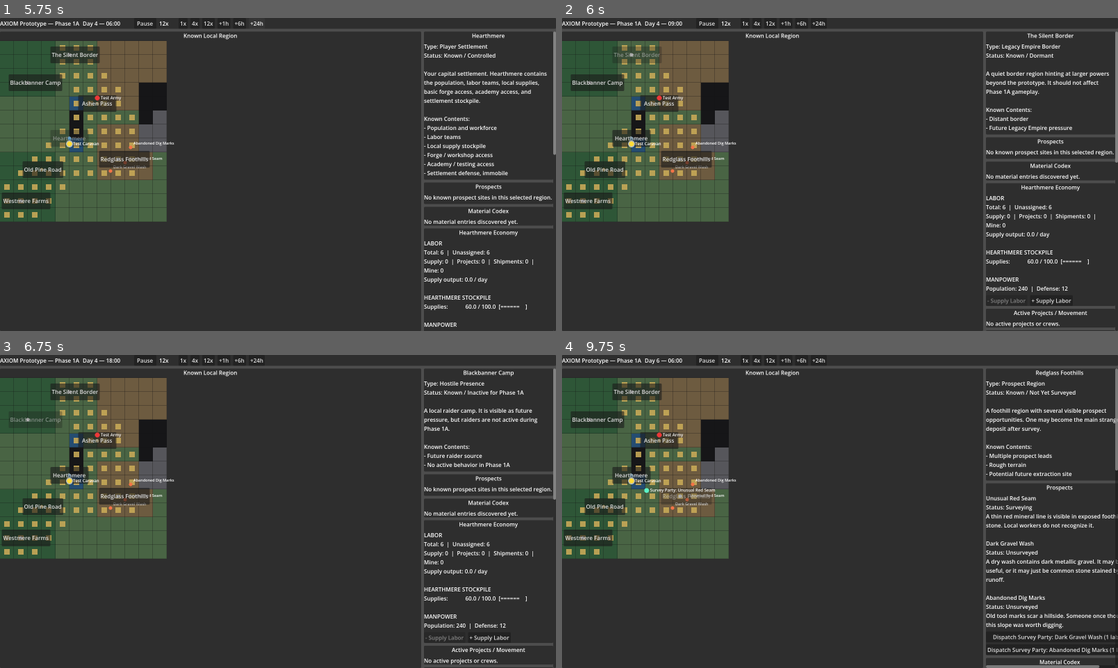
Above: before the commit, frames 1-4 (two rows, left to right).
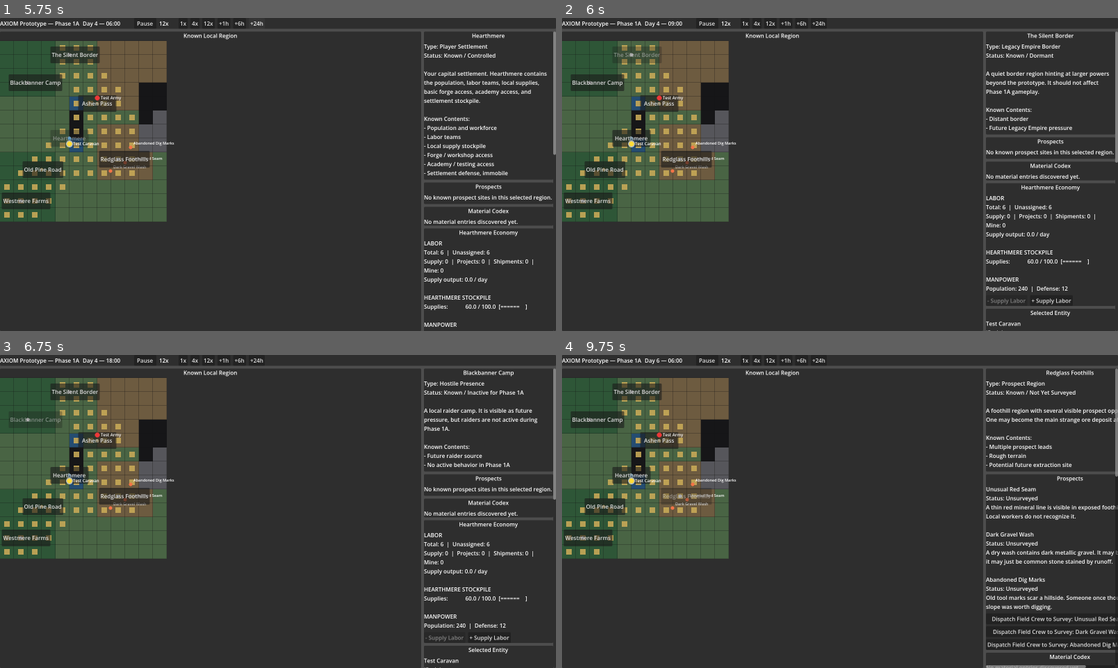
Above: after the commit, the same moments.

Repository: r3xj/axiom-prototype
Game: Godot game, scene res://scenes/Main.tscn
Two runs of this game, one before a commit and one after it. Both use one fixed random seed, a clock stepped at 60 frames per second and the inputs below.
Inputs (mouse positions are in pixels of both pictures, inside the frame that each line leads up to):
- Up to frame 1 (5.75 s): click "Play" at 0.5 s; click "1x" at 1.25 s; click "4x" at 2 s; click "12x" at 2.75 s; click "+1h" at 3.5 s; click "+6h" at 4.25 s; click "+24h" at 5 s
- Up to frame 2 (6 s): click "The Silent Border" at 5.75 s
- Up to frame 3 (6.75 s): click "Blackbanner Camp" at 6.5 s
- Up to frame 4 (9.75 s): click "Ashen Pass" at 7.25 s; click "Hearthmere" at 8 s; click "Redglass Foothills" at 8.75 s; click (1062, 636) at 9.5 s, where only the run before the commit has a clickable "Dispatch Survey Party: Unusua…"

Frame 1 is identical in both runs. In frame 2, 0.4% of the frame differs, in the area x 76-100%, y 93-100%; in frame 3, 0.4%; in frame 4, 4.8%, in the area x 14-100%, y 4-100%.

Commit message:
Unify survey and work parties as field crews

Diff:
--- a/scripts/Main.gd
+++ b/scripts/Main.gd
@@ -219,6 +219,7 @@
 	_build_prospects_panel(side_panel)
 	_build_codex_panel(side_panel)
 	_build_economy_panel(side_panel)
+	_build_selected_entity_panel(side_panel)
 	_build_projects_panel(side_panel)
 	_build_shipments_panel(side_panel)
 	_build_event_log_panel(side_panel)
@@ -334,6 +335,32 @@
 	projects_body.text = ""
 	projects_body.autowrap_mode = TextServer.AUTOWRAP_WORD_SMART
 	projects_content.add_child(projects_body)
+
+
+func _build_selected_entity_panel(parent: Control) -> void:
+	var selected_panel := PanelContainer.new()
+	selected_panel.name = "SelectedEntityPanel"
+	parent.add_child(selected_panel)
+
+	var selected_content := VBoxContainer.new()
+	selected_content.name = "SelectedEntityContent"
+	selected_content.add_theme_constant_override("separation", 8)
+	selected_panel.add_child(selected_content)
+
+	var selected_title := Label.new()
+	selected_title.text = "Selected Entity"
+	selected_title.horizontal_alignment = HORIZONTAL_ALIGNMENT_CENTER
+	selected_content.add_child(selected_title)
+
+	selected_entity_body = Label.new()
+	selected_entity_body.text = ""
+	selected_entity_body.autowrap_mode = TextServer.AUTOWRAP_WORD_SMART
+	selected_content.add_child(selected_entity_body)
+
+	selected_entity_actions_box = VBoxContainer.new()
+	selected_entity_actions_box.name = "SelectedEntityActions"
+	selected_entity_actions_box.add_theme_constant_override("separation", 6)
+	selected_content.add_child(selected_entity_actions_box)
 
 
 func _build_shipments_panel(parent: Control) -> void:
@@ -565,13 +592,13 @@
 
 		if status == "unsurveyed":
 			var button := Button.new()
-			button.text = "Dispatch Survey Party: %s (1 labor)" % prospect["name"]
+			button.text = "Dispatch Field Crew to Survey: %s (1 labor)" % prospect["name"]
 			button.disabled = _get_unassigned_labor_teams() <= 0
 			button.pressed.connect(ProjectSystem.start_survey_project.bind(prospect_id))
 			prospect_buttons_box.add_child(button)
 		elif status == "surveyed" and str(prospect["outcome"]) == "redglass_deposit":
 			var button := Button.new()
-			button.text = "Dispatch Mine Work Crew: %s (2d, 2 labor, 1.0 supply/h)" % prospect["name"]
+			button.text = "Dispatch Field Crew to Establish Mine: %s (2d, 2 labor, 1.0 supply/h)" % prospect["name"]
 			button.disabled = _get_unassigned_labor_teams() < 2
 			button.pressed.connect(ProjectSystem.start_establish_mine_project.bind(prospect_id))
 			prospect_buttons_box.add_child(button)
@@ -706,7 +733,7 @@
 
 	if project_type == "survey_expedition":
 		if project_state == "traveling_to_site":
-			return "Survey Party -> %s: Traveling, ETA ~%s (%s)" % [
+			return "Field Crew -> %s: Traveling to survey, ETA ~%s (%s)" % [
 				target_name,
 				_format_hours(remaining_hours),
 				labor_text,
@@ -720,7 +747,7 @@
 
 	if project_type == "establish_mine":
 		if project_state == "traveling_to_site":
-			return "Mine Work Crew -> %s: Traveling, ETA ~%s (%s)" % [
+			return "Field Crew -> %s: Traveling to build, ETA ~%s (%s)" % [
 				target_name,
 				_format_hours(remaining_hours),
 				labor_text,
@@ -1030,20 +1057,6 @@
 	map_label.text = "— Strategic Map —"
 	debug_content.add_child(map_label)
 
-	var selected_label := Label.new()
-	selected_label.text = "Selected Entity"
-	debug_content.add_child(selected_label)
-
-	selected_entity_body = Label.new()
-	selected_entity_body.text = ""
-	selected_entity_body.autowrap_mode = TextServer.AUTOWRAP_WORD_SMART
-	debug_content.add_child(selected_entity_body)
-
-	selected_entity_actions_box = VBoxContainer.new()
-	selected_entity_actions_box.name = "SelectedEntityActions"
-	selected_entity_actions_box.add_theme_constant_override("separation", 6)
-	debug_content.add_child(selected_entity_actions_box)
-
 	var btn_caravan := Button.new()
 	btn_caravan.text = "[D] Select Caravan"
 	btn_caravan.pressed.connect(_debug_select_map_entity.bind("debug_caravan"))
@@ -1146,22 +1159,22 @@
 		return
 
 	_clear_container_children(selected_entity_actions_box)
-	if not _is_selected_idle_work_crew():
+	if not _is_selected_idle_field_crew():
 		return
 
 	var disband_button := Button.new()
-	disband_button.text = "Disband Work Crew"
-	disband_button.pressed.connect(_disband_selected_idle_work_crew)
+	disband_button.text = "Disband Field Crew"
+	disband_button.pressed.connect(_disband_selected_idle_field_crew)
 	selected_entity_actions_box.add_child(disband_button)
 
 
-func _is_selected_idle_work_crew() -> bool:
+func _is_selected_idle_field_crew() -> bool:
 	var entity_id: String = StrategicMap.selected_entity_id
 	if entity_id.is_empty() or not StrategicMap.entities.has(entity_id):
 		return false
 
 	var entity: Dictionary = StrategicMap.entities[entity_id]
-	if str(entity.get("profile_id", "")) != "work_crew":
+	if str(entity.get("profile_id", "")) != "field_crew":
 		return false
 	if not _find_project_for_entity(entity_id).is_empty():
 		return false
@@ -1174,13 +1187,13 @@
 	return str(metadata.get("state", "")) == "idle"
 
 
-func _disband_selected_idle_work_crew() -> void:
-	if not _is_selected_idle_work_crew():
+func _disband_selected_idle_field_crew() -> void:
+	if not _is_selected_idle_field_crew():
 		return
 
 	var entity_id: String = StrategicMap.selected_entity_id
 	StrategicMap.remove_entity(entity_id)
-	EventBus.add_event("Work crew disbanded. Prototype note: no population or labor totals changed.")
+	EventBus.add_event("Field crew disbanded. Prototype note: no population or labor totals changed.")
 	_refresh_all_ui()
 
 
@@ -1329,13 +1342,13 @@
 	return {}
 
 
-func _mark_selected_idle_work_crew_moving(destination: Vector2) -> void:
+func _mark_selected_idle_field_crew_moving(destination: Vector2) -> void:
 	var entity_id: String = StrategicMap.selected_entity_id
 	if entity_id.is_empty() or not StrategicMap.entities.has(entity_id):
 		return
 
 	var entity: Dictionary = StrategicMap.entities[entity_id]
-	if str(entity.get("profile_id", "")) != "work_crew":
+	if str(entity.get("profile_id", "")) != "field_crew":
 		return
 
 	var metadata: Dictionary = entity.get("metadata", {}) as Dictionary
@@ -1346,9 +1359,10 @@
 
 	metadata.erase("site_id")
 	metadata.erase("site_name")
+	metadata.erase("prospect_id")
 	metadata["last_order"] = "move"
 	StrategicMap.set_entity_metadata(entity_id, metadata)
-	EventBus.add_event("Idle work crew moving to %.0f, %.0f." % [destination.x, destination.y])
+	EventBus.add_event("Idle field crew moving to %.0f, %.0f." % [destination.x, destination.y])
 
 
 func _format_hover_inspector() -> String:
@@ -1383,7 +1397,7 @@
 
 
 func _format_profile_costs(profile_costs: Dictionary) -> String:
-	var profile_ids: Array[String] = ["caravan", "army", "survey_party", "work_crew"]
+	var profile_ids: Array[String] = ["caravan", "army", "field_crew"]
 	var parts: Array[String] = []
 	for profile_id in profile_ids:
 		var cost: float = float(profile_costs.get(profile_id, -1.0))
@@ -1425,7 +1439,7 @@
 		var moved: bool = StrategicMap.command_selected_entity(destination)
 		if moved:
 			if _main:
-				_main._mark_selected_idle_work_crew_moving(destination)
+				_main._mark_selected_idle_field_crew_moving(destination)
 			var context: Dictionary = StrategicMap.get_tactical_context(destination)
 			EventBus.add_event("[DEBUG] Move command: %s to %s cell %s." % [
 				StrategicMap.selected_entity_id,
@@ -1587,9 +1601,7 @@
 			var color: Color = Color(1.0, 0.86, 0.22)
 			if profile_id == "army":
 				color = Color(0.92, 0.22, 0.22)
-			elif profile_id == "survey_party":
-				color = Color(0.36, 0.95, 0.78)
-			elif profile_id == "work_crew":
+			elif profile_id == "field_crew":
 				color = Color(0.47, 0.58, 1.0)
 			if str(entity_id) == StrategicMap.selected_entity_id:
 				draw_circle(pos, 10.0, Color(1.0, 1.0, 1.0, 0.65))
--- a/scripts/autoload/project_system.gd
+++ b/scripts/autoload/project_system.gd
@@ -45,10 +45,10 @@
 		emit_signal("state_changed")
 		return
 
-	var entity_id: String = "survey_%s_%d" % [prospect_id, SimClock.game_hour]
+	var entity_id: String = "field_crew_survey_%s_%d" % [prospect_id, SimClock.game_hour]
 	var source_position: Vector2 = StrategicMap.get_poi_world_position("hearthmere")
 	var destination_position: Vector2 = StrategicMap.get_poi_world_position(prospect_id)
-	StrategicMap.create_entity(entity_id, "Survey Party: %s" % str(prospect["name"]), "survey_party", source_position)
+	StrategicMap.create_entity(entity_id, "Field Crew: %s Survey" % str(prospect["name"]), "field_crew", source_position)
 	var path_assigned: bool = StrategicMap.command_entity_to_world_position(entity_id, destination_position)
 	var path_debug: Dictionary = StrategicMap.get_path_debug_summary(entity_id, destination_position)
 	if not path_assigned:
@@ -76,7 +76,7 @@
 		"state": "traveling_to_site",
 		"target_id": prospect_id,
 		"entity_id": entity_id,
-		"title": "Survey Expedition: %s" % prospect["name"],
+		"title": "Field Crew Survey: %s" % prospect["name"],
 		"remaining_hours": estimated_hours,
 		"total_hours": estimated_hours,
 		"labor_teams": 1,
@@ -89,7 +89,7 @@
 		int(path_debug.get("path_length", 0)),
 		"%dh" % estimated_hours,
 	])
-	EventBus.add_event("Survey expedition dispatched: %s." % prospect["name"])
+	EventBus.add_event("Field crew dispatched to survey: %s." % prospect["name"])
 	emit_signal("state_changed")
 
 func start_establish_mine_project(prospect_id: String) -> void:
@@ -115,10 +115,10 @@
 		return
 
 	var project_id: String = "establish_mine_%s" % prospect_id
-	var entity_id: String = "work_crew_mine_%s_%d" % [prospect_id, SimClock.game_hour]
+	var entity_id: String = "field_crew_mine_%s_%d" % [prospect_id, SimClock.game_hour]
 	var source_position: Vector2 = StrategicMap.get_poi_world_position("hearthmere")
 	var destination_position: Vector2 = StrategicMap.get_poi_world_position(prospect_id)
-	StrategicMap.create_entity(entity_id, "Mine Work Crew: %s" % str(prospect["name"]), "work_crew", source_position)
+	StrategicMap.create_entity(entity_id, "Field Crew: %s Mine" % str(prospect["name"]), "field_crew", source_position)
 	var path_assigned: bool = StrategicMap.command_entity_to_world_position(entity_id, destination_position)
 	var path_debug: Dictionary = StrategicMap.get_path_debug_summary(entity_id, destination_position)
 	if not path_assigned:
@@ -148,7 +148,7 @@
 		"state": "traveling_to_site",
 		"target_id": prospect_id,
 		"entity_id": entity_id,
-		"title": "Mine Work Crew: %s" % prospect["name"],
+		"title": "Field Crew Mine: %s" % prospect["name"],
 		"remaining_hours": estimated_hours,
 		"total_hours": estimated_hours,
 		"labor_teams": 2,
@@ -159,12 +159,12 @@
 	}
 	active_projects.append(project)
 
-	EventBus.add_event("[DEBUG] Mine work crew path assigned: %s path=%d eta=%s." % [
+	EventBus.add_event("[DEBUG] Field crew mine path assigned: %s path=%d eta=%s." % [
 		str(prospect["name"]),
 		int(path_debug.get("path_length", 0)),
 		"%dh" % estimated_hours,
 	])
-	EventBus.add_event("Mine work crew dispatched: %s." % prospect["name"])
+	EventBus.add_event("Field crew dispatched to establish mine: %s." % prospect["name"])
 	emit_signal("state_changed")
 
 func force_complete_top_project() -> void:
@@ -215,11 +215,11 @@
 		_complete_survey_project(str(project["target_id"]))
 	elif project_type == "survey_expedition":
 		EventBus.add_event("[DEBUG] Survey work complete: %s." % str(project["target_id"]))
-		StrategicMap.remove_entity(str(project.get("entity_id", "")))
+		_mark_field_crew_idle(project, "survey")
 		_complete_survey_project(str(project["target_id"]))
 	elif project_type == "establish_mine":
 		EventBus.add_event("[DEBUG] Mine establishment work complete: %s." % str(project["target_id"]))
-		_mark_mine_work_crew_idle(project)
+		_mark_field_crew_idle(project, "mine_construction")
 		_complete_establish_mine_project(str(project["target_id"]))
 	elif project_type == "analyze_material":
 		_complete_analysis_project(str(project["target_id"]))
@@ -247,7 +247,7 @@
 			EventBus.add_event("[DEBUG] Survey expedition arrived: %s." % prospect_id)
 			_start_on_site_survey_work(i, project, prospect_id)
 		elif arrival_kind == "establish_mine":
-			EventBus.add_event("[DEBUG] Mine work crew arrived: %s." % prospect_id)
+			EventBus.add_event("[DEBUG] Field crew arrived for mine work: %s." % prospect_id)
 			_start_on_site_mine_work(i, project, prospect_id)
 		emit_signal("state_changed")
 		return
@@ -279,7 +279,7 @@
 	if not GameState.prospects.has(prospect_id):
 		StrategicMap.remove_entity(str(project.get("entity_id", "")))
 		active_projects.remove_at(project_index)
-		EventBus.add_event("Mine work crew arrived, but prospect no longer exists: %s." % prospect_id)
+		EventBus.add_event("Field crew arrived for mine work, but prospect no longer exists: %s." % prospect_id)
 		return
 
 	var prospect: Dictionary = GameState.prospects[prospect_id]
@@ -296,7 +296,7 @@
 	])
 
 
-func _mark_mine_work_crew_idle(project: Dictionary) -> void:
+func _mark_field_crew_idle(project: Dictionary, completed_task: String) -> void:
 	var entity_id: String = str(project.get("entity_id", ""))
 	if entity_id.is_empty() or not StrategicMap.entities.has(entity_id):
 		return
@@ -308,13 +308,17 @@
 		site_name = str(prospect["name"])
 
 	StrategicMap.set_entity_metadata(entity_id, {
-		"kind": "work_crew",
+		"kind": "field_crew",
 		"state": "idle",
-		"last_completed_task": "mine_construction",
+		"last_completed_task": completed_task,
 		"site_id": prospect_id,
+		"prospect_id": prospect_id,
 		"site_name": site_name,
 	})
-	EventBus.add_event("[DEBUG] Mine work crew now idle at %s." % site_name)
+	EventBus.add_event("[DEBUG] Field crew now idle at %s after %s." % [
+		site_name,
+		completed_task.replace("_", " "),
+	])
 
 func start_forge_project(output_type: String, material_inputs: Dictionary) -> void:
 	var forge_outputs: Dictionary = ScenarioData.get_forge_outputs()
--- a/scripts/autoload/strategic_map.gd
+++ b/scripts/autoload/strategic_map.gd
@@ -37,21 +37,9 @@
 		},
 		"road_multiplier": 0.55,
 	},
-	"survey_party": {
-		"display_name": "Survey Party",
-		"world_units_per_sim_hour": 28.0,
-		"terrain_costs": {
-			"plains": 1.1,
-			"forest": 2.4,
-			"hills": 2.2,
-			"mountain": 4.5,
-			"water": -1.0,
-		},
-		"road_multiplier": 0.5,
-	},
-	"work_crew": {
-		"display_name": "Work Crew",
-		"world_units_per_sim_hour": 24.0,
+	"field_crew": {
+		"display_name": "Field Crew",
+		"world_units_per_sim_hour": 26.0,
 		"terrain_costs": {
 			"plains": 1.2,
 			"forest": 2.8,
@@ -360,7 +348,7 @@
 	var cell: Vector2i = world_to_cell(world_position)
 	var data: Dictionary = get_cell_data(cell)
 	var profile_costs: Dictionary = {}
-	var profile_ids: Array[String] = ["caravan", "army", "survey_party", "work_crew"]
+	var profile_ids: Array[String] = ["caravan", "army", "field_crew"]
 	for profile_id in profile_ids:
 		profile_costs[profile_id] = get_cell_cost(cell, profile_id)
 
